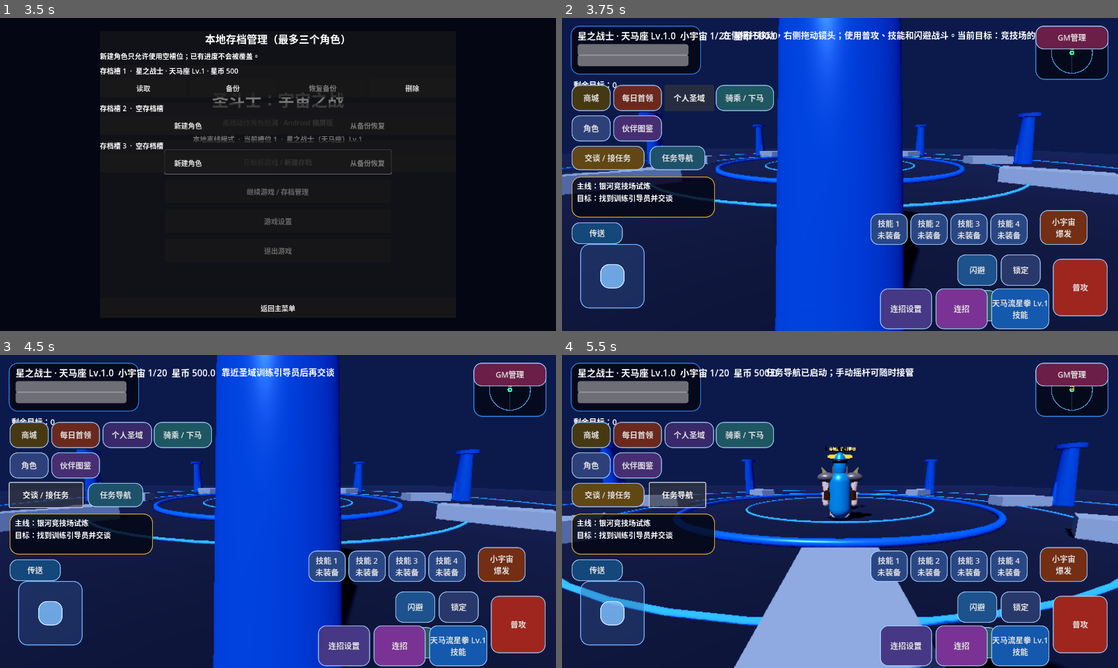
Above: before the commit, frames 1-4 (two rows, left to right).
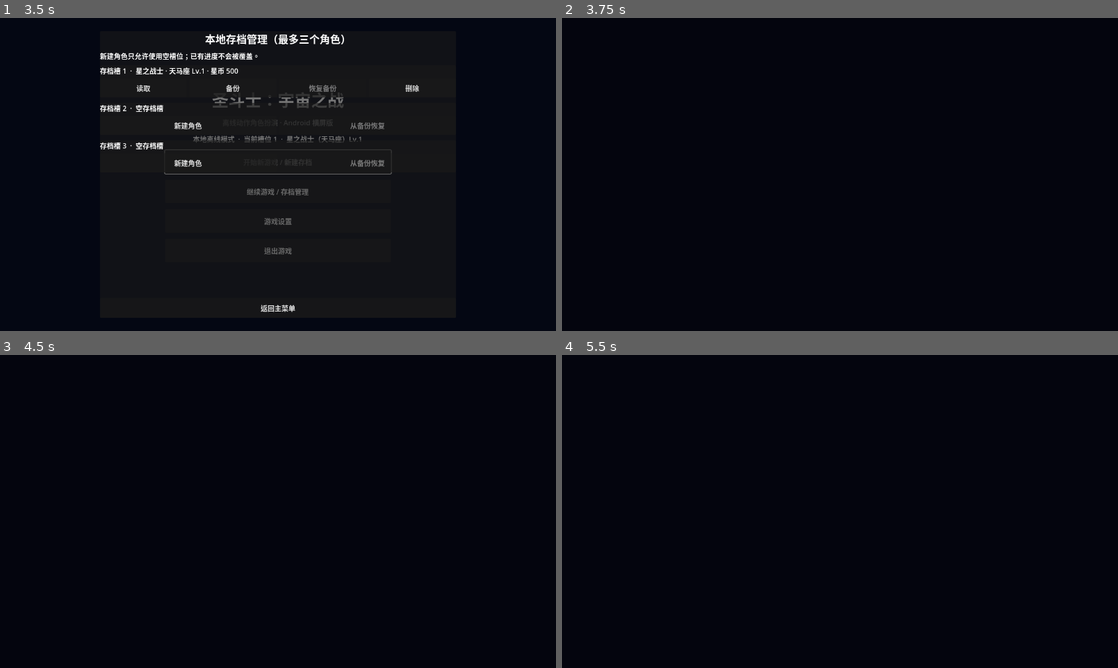
Above: after the commit, the same moments.

Repository: Qazwesrd/Saint-Seiya-Universe-War
Game: Godot game, scene res://scenes/main_menu.tscn
Two runs of this game, one before a commit and one after it. Both use one fixed random seed, a clock stepped at 60 frames per second and the inputs below.
Inputs (mouse positions are in pixels of both pictures, inside the frame that each line leads up to):
- Up to frame 1 (3.5 s): click "开始新游戏 / 新建存档" at 0.5 s; click "开始新游戏 / 新建存档" at 1.25 s; click "继续游戏 / 存档管理" at 2 s; click "游戏设置" at 2.75 s
- Up to frame 2 (3.75 s): click "读取" at 3.5 s
- Up to frame 3 (4.5 s): click (44, 495) at 4.25 s, where only the run before the commit has a clickable "交谈 / 接任务"
- Up to frame 4 (5.5 s): click (678, 495) at 5 s, where only the run before the commit has a clickable "任务导航"

Frame 1 is identical in both runs. In frame 2, 95% of the frame differs, in the area x 0-100%, y 0-100%; in frame 3, 95%; in frame 4, 95%.
Error after the commit: Parse Error: Could not preload resource script "res://scripts/enemy.gd". (res://scripts/game.gd:3)

Commit message:
Expand enemy and boss armor silhouettes

Diff:
--- a/game/scripts/enemy.gd
+++ b/game/scripts/enemy.gd
@@ -1,4 +1,6 @@
 extends CharacterBody3D
+
+const EnemyVisualCatalog = preload("res://scripts/enemy_visual_catalog.gd")
 
 enum BrainState { CHASE, WINDUP, RECOVERY, STAGGER, DEAD }
 
@@ -129,6 +131,9 @@
         shoulder.material_override = armor_material
         add_child(shoulder)
 
+    var visual_profile: Dictionary = EnemyVisualCatalog.get_profile(archetype_id, is_boss, _base_color)
+    _build_enemy_armor_visuals(visual_profile, radius, height)
+
     if is_boss:
         var crown_mesh := CylinderMesh.new()
         crown_mesh.top_radius = 0.025
@@ -181,6 +186,98 @@
     telegraph_mesh.visible = false
     add_child(telegraph_mesh)
 
+func _add_enemy_visual(mesh: Mesh, local_position: Vector3, local_scale: Vector3, color: Color, metallic: float) -> MeshInstance3D:
+	var part := MeshInstance3D.new()
+	part.mesh = mesh
+	part.position = local_position
+	part.scale = local_scale
+	var material := StandardMaterial3D.new()
+	material.albedo_color = color
+	material.metallic = clampf(metallic, 0.0, 1.0)
+	material.roughness = 0.24
+	material.emission_enabled = true
+	material.emission = color * 0.055
+	part.material_override = material
+	add_child(part)
+	return part
+
+func _build_enemy_armor_visuals(profile: Dictionary, radius: float, height: float) -> void:
+	var accent: Color = profile.get("accent", _base_color.lightened(0.3))
+	var secondary: Color = profile.get("secondary", _base_color.darkened(0.3))
+	var metallic := float(profile.get("metallic", 0.72))
+	var width := float(profile.get("shoulder_width", 1.0))
+	var helmet := SphereMesh.new()
+	helmet.radius = radius * 0.52
+	helmet.height = radius * 0.72
+	_add_enemy_visual(helmet, Vector3(0.0, height * 0.84, -radius * 0.08), Vector3(1.0, 0.82, 0.92), accent, metallic)
+	var waist := BoxMesh.new()
+	waist.size = Vector3(radius * 1.32, height * 0.12, radius * 0.68)
+	_add_enemy_visual(waist, Vector3(0.0, height * 0.39, -radius * 0.18), Vector3.ONE, secondary, metallic * 0.9)
+	var forearm := CylinderMesh.new()
+	forearm.top_radius = radius * 0.19
+	forearm.bottom_radius = radius * 0.25
+	forearm.height = height * 0.2
+	for side in [-1.0, 1.0]:
+		var guard := _add_enemy_visual(forearm, Vector3(side * radius * 0.72, height * 0.43, -radius * 0.42), Vector3.ONE, accent, metallic)
+		guard.rotation.z = side * 0.12
+		var greave := BoxMesh.new()
+		greave.size = Vector3(radius * 0.34, height * 0.22, radius * 0.48)
+		_add_enemy_visual(greave, Vector3(side * radius * 0.28, height * 0.15, -radius * 0.12), Vector3.ONE, secondary, metallic * 0.82)
+		var shoulder_scale := Vector3(width, 1.0, 1.0)
+		var shoulder_cap := SphereMesh.new()
+		shoulder_cap.radius = radius * 0.38
+		shoulder_cap.height = radius * 0.62
+		_add_enemy_visual(shoulder_cap, Vector3(side * radius * 0.82, height * 0.69, 0.0), shoulder_scale, accent, metallic)
+	var crest := str(profile.get("crest", "crest"))
+	var crest_mesh: Mesh
+	match crest:
+		"horn":
+			var horn := PrismMesh.new()
+			horn.size = Vector3(radius * 0.2, radius * 0.72, radius * 0.2)
+			crest_mesh = horn
+		"fin":
+			var fin := PrismMesh.new()
+			fin.size = Vector3(radius * 0.22, radius * 0.82, radius * 0.16)
+			crest_mesh = fin
+		"rune":
+			var rune := TorusMesh.new()
+			rune.inner_radius = radius * 0.12
+			rune.outer_radius = radius * 0.22
+			crest_mesh = rune
+		"halo":
+			var crest_halo := TorusMesh.new()
+			crest_halo.inner_radius = radius * 0.28
+			crest_halo.outer_radius = radius * 0.36
+			crest_mesh = crest_halo
+		"void":
+			var void_spike := PrismMesh.new()
+			void_spike.size = Vector3(radius * 0.34, radius * 0.9, radius * 0.3)
+			crest_mesh = void_spike
+		_:
+			var crest_plate := PrismMesh.new()
+			crest_plate.size = Vector3(radius * 0.48, radius * 0.56, radius * 0.18)
+			crest_mesh = crest_plate
+	var crest_node := _add_enemy_visual(crest_mesh, Vector3(0.0, height * 1.04, -radius * 0.05), Vector3.ONE, accent, metallic)
+	if crest in ["horn", "fin", "void"]:
+		crest_node.rotation.z = PI
+	elif crest == "rune":
+		crest_node.rotation.x = deg_to_rad(90.0)
+	if bool(profile.get("winged", false)):
+		var wing := PrismMesh.new()
+		wing.size = Vector3(radius * 0.72, height * 0.48, radius * 0.18)
+		for side in [-1.0, 1.0]:
+			var wing_node := _add_enemy_visual(wing, Vector3(side * radius * 0.88, height * 0.76, radius * 0.24), Vector3(1.0, 1.0, 0.62), accent, metallic)
+			wing_node.rotation.z = -side * 0.42
+	if bool(profile.get("halo", false)):
+		var halo_mesh := TorusMesh.new()
+		halo_mesh.inner_radius = radius * 0.72
+		halo_mesh.outer_radius = radius * 0.84
+		var halo_node := _add_enemy_visual(halo_mesh, Vector3(0.0, height * 1.12, 0.0), Vector3.ONE, accent, metallic)
+		halo_node.rotation.x = deg_to_rad(72.0)
+		var halo_material := halo_node.material_override as StandardMaterial3D
+		halo_material.emission = accent * float(profile.get("glow", 0.2))
+		halo_material.shading_mode = BaseMaterial3D.SHADING_MODE_UNSHADED
+
 func is_targetable() -> bool:
     return state != BrainState.DEAD and health > 0.0 and is_inside_tree()
 
